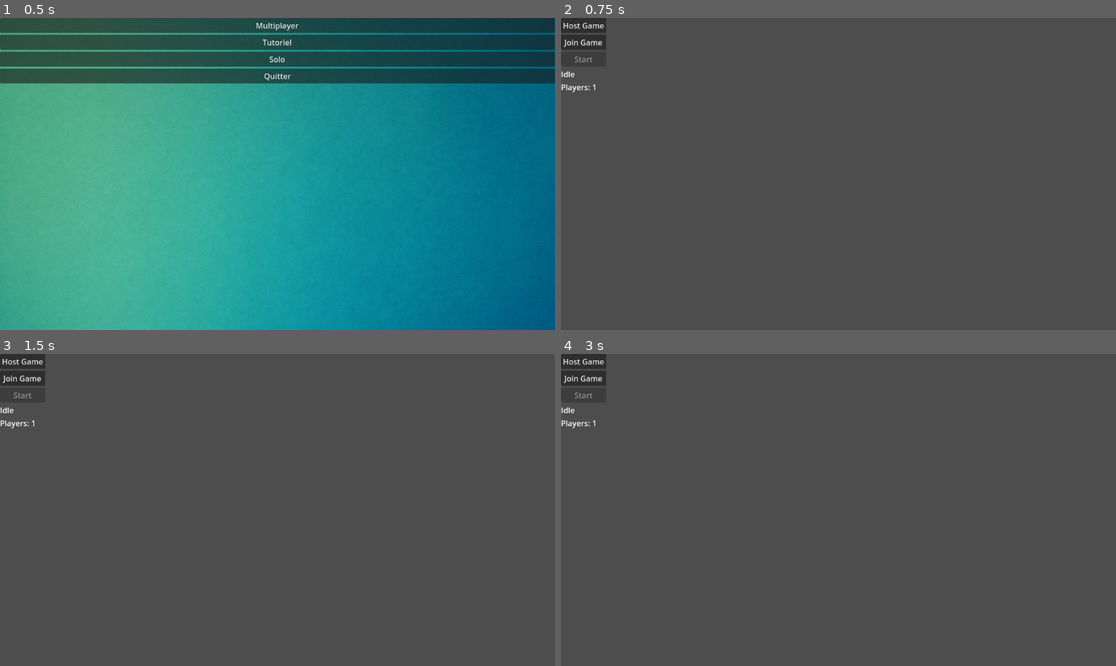
Above: before the commit, frames 1-4 (two rows, left to right).
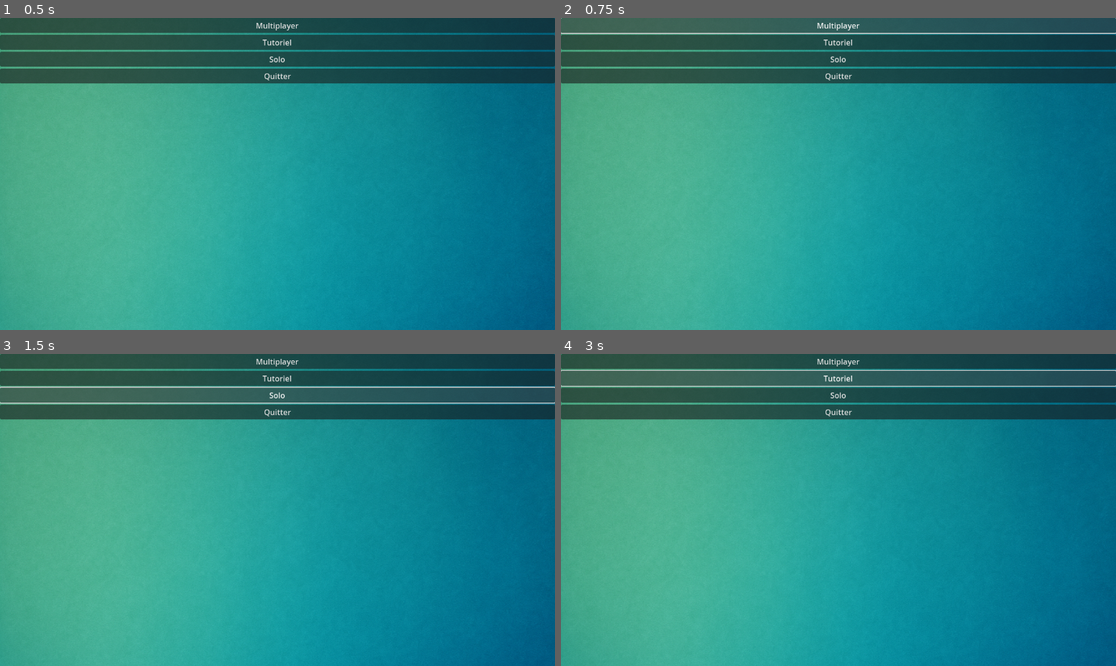
Above: after the commit, the same moments.

Repository: cbCielblanc/deckbuilding
Game: Godot game, scene res://scenes/MainMenu.tscn
Two runs of this game, one before a commit and one after it. Both use one fixed random seed, a clock stepped at 60 frames per second and the inputs below.
Inputs (mouse positions are in pixels of both pictures, inside the frame that each line leads up to):
- Up to frame 1 (0.5 s): no input
- Up to frame 2 (0.75 s): click "Multiplayer" at 0.5 s
- Up to frame 3 (1.5 s): click (277, 394) at 1.25 s, where only the run after the commit has a clickable "Solo"
- Up to frame 4 (3 s): click (838, 394) at 2 s, where only the run after the commit has a clickable "Solo"; click (838, 378) at 2.75 s, where only the run after the commit has a clickable "Tutoriel"

Frame 1 is identical in both runs. In frame 2, 98% of the frame differs, in the area x 0-100%, y 0-100%; in frame 3, 99%; in frame 4, 98%.
Error after the commit: Parse Error: Unindent doesn't match the previous indentation level. (res://ui/main_menu.gd:31)

Commit message:
Set launcher window size

Diff:
--- a/ui/lobby_menu.gd
+++ b/ui/lobby_menu.gd
@@ -11,9 +11,11 @@
 var net : NetworkManager = null
 
 func _ready() -> void:
-	start_btn.disabled = true
-	players_lbl.text   = "Players: 1"
-	status_lbl.text    = "Idle"
+        DisplayServer.window_set_mode(DisplayServer.WINDOW_MODE_WINDOWED)
+        DisplayServer.window_set_size(Vector2i(1280, 720))
+        start_btn.disabled = true
+        players_lbl.text   = "Players: 1"
+        status_lbl.text    = "Idle"
 
 # ------------------------------------------------------------- boutons
 func _on_HostButton_pressed() -> void:
@@ -52,6 +54,8 @@
 
 # ------------------------------------------------------------- démarrer partie
 func _on_StartButton_pressed() -> void:
-	var main := preload("res://scenes/Main.tscn").instantiate()
-	get_tree().root.add_child(main)
-	queue_free()
+        DisplayServer.window_set_mode(DisplayServer.WINDOW_MODE_EXCLUSIVE_FULLSCREEN)
+        DisplayServer.window_set_size(Vector2i(1920, 1080))
+        var main := preload("res://scenes/Main.tscn").instantiate()
+        get_tree().root.add_child(main)
+        queue_free()
--- a/ui/main_menu.gd
+++ b/ui/main_menu.gd
@@ -7,20 +7,28 @@
 @onready var quit_btn   = $VBox/QuitButton
 
 func _ready() -> void:
-	# Auto-connect des signaux si besoin
-	$VBox/SoloButton.pressed.connect(_on_SoloButton_pressed)
-	$VBox/MultiButton.pressed.connect(_on_MultiButton_pressed)
-	$VBox/TutoButton.pressed.connect(_on_TutoButton_pressed)
-	$VBox/QuitButton.pressed.connect(_on_QuitButton_pressed)
+        # Auto-connect des signaux si besoin
+        DisplayServer.window_set_mode(DisplayServer.WINDOW_MODE_WINDOWED)
+        DisplayServer.window_set_size(Vector2i(1280, 720))
+        $VBox/SoloButton.pressed.connect(_on_SoloButton_pressed)
+        $VBox/MultiButton.pressed.connect(_on_MultiButton_pressed)
+        $VBox/TutoButton.pressed.connect(_on_TutoButton_pressed)
+        $VBox/QuitButton.pressed.connect(_on_QuitButton_pressed)
 
 func _on_SoloButton_pressed():
-	get_tree().change_scene_to_file("res://scenes/Main.tscn")
+        DisplayServer.window_set_mode(DisplayServer.WINDOW_MODE_EXCLUSIVE_FULLSCREEN)
+        DisplayServer.window_set_size(Vector2i(1920, 1080))
+        get_tree().change_scene_to_file("res://scenes/Main.tscn")
 
 func _on_MultiButton_pressed():
-	get_tree().change_scene_to_file("res://scenes/LobbyMenu.tscn")
+        DisplayServer.window_set_mode(DisplayServer.WINDOW_MODE_WINDOWED)
+        DisplayServer.window_set_size(Vector2i(1280, 720))
+        get_tree().change_scene_to_file("res://scenes/LobbyMenu.tscn")
 
 func _on_TutoButton_pressed():
-	var main := preload("res://scenes/Main.tscn").instantiate()
+        DisplayServer.window_set_mode(DisplayServer.WINDOW_MODE_EXCLUSIVE_FULLSCREEN)
+        DisplayServer.window_set_size(Vector2i(1920, 1080))
+        var main := preload("res://scenes/Main.tscn").instantiate()
 	get_tree().root.add_child(main)
 	var tuto := preload("res://scripts/tutorial_manager.gd").new()
 	main.add_child(tuto)
Not shown, changed: scenes/README.md
Not shown, changed: ui/README.md
